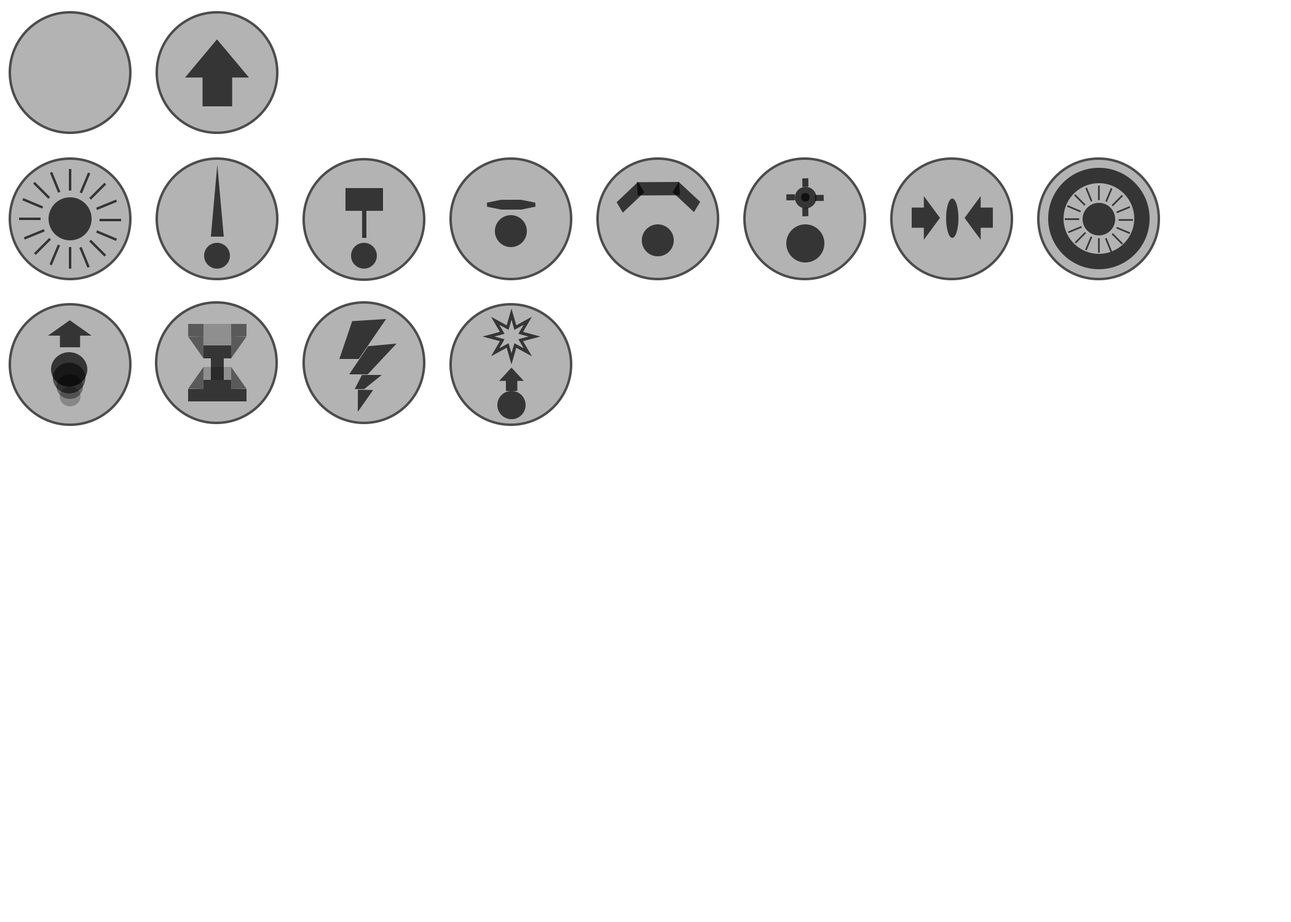
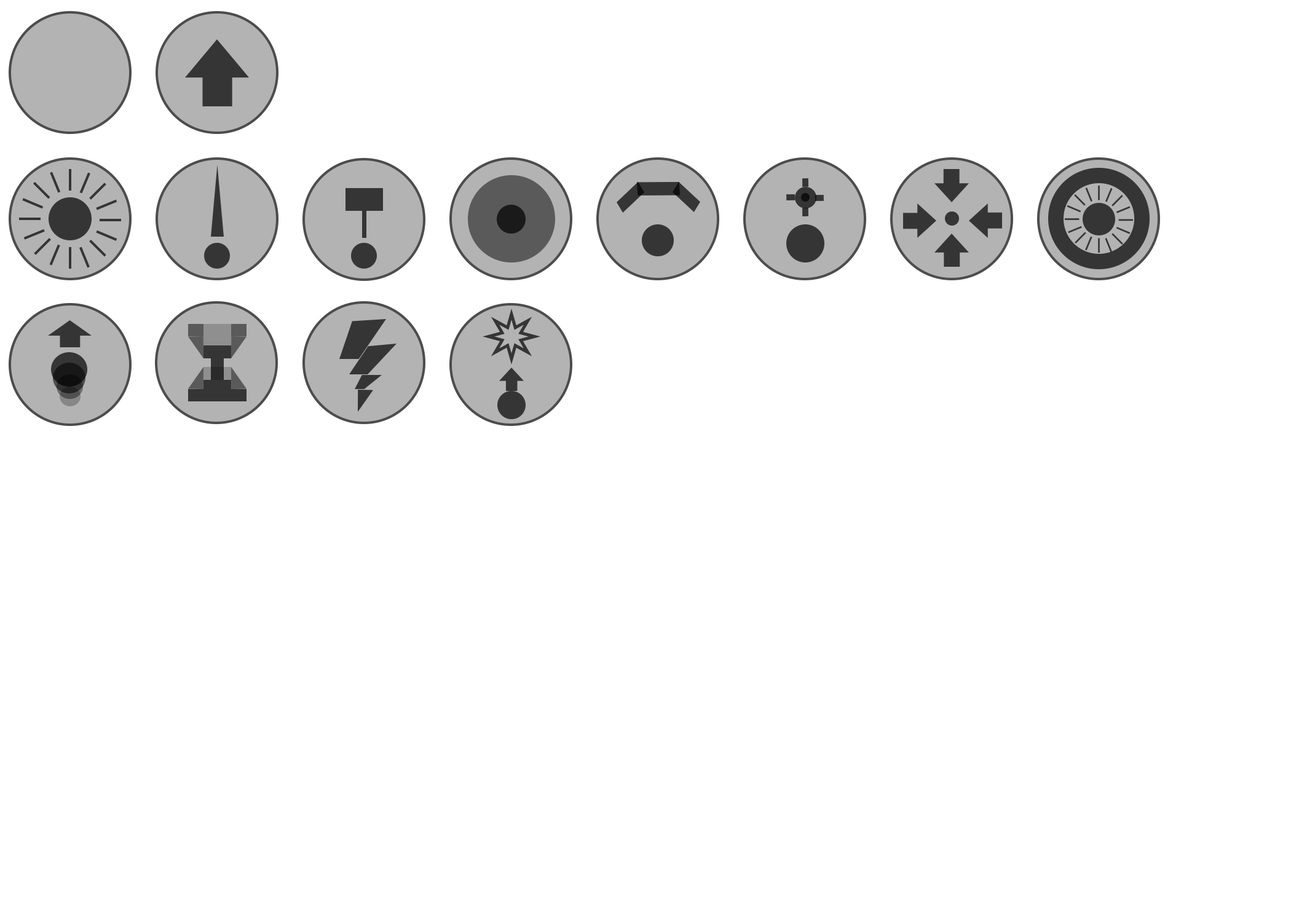
Revision of a layered 1291 × 922 image; what changed, layer by layer:
moved "SacredShieldFillPart1" above "SacredShieldFillPart2", painted on it over 495, 204, 528, 248
"SacredShieldFillPart2": opacity 70% → 50%, painted on it over 468, 175, 556, 263
added layer "ShrinkInFillPart5" (70%) in group "ShrinkIn" over 903, 203, 937, 239
added layer "ShrinkInFillPart4" (70%) in group "ShrinkIn" over 969, 203, 1003, 239
painted on "ShrinkInFillPart3" over 912, 196, 970, 267
painted on "ShrinkInFillPart2" over 934, 169, 994, 240
painted on "ShrinkInFillPart1" over 945, 198, 960, 239
